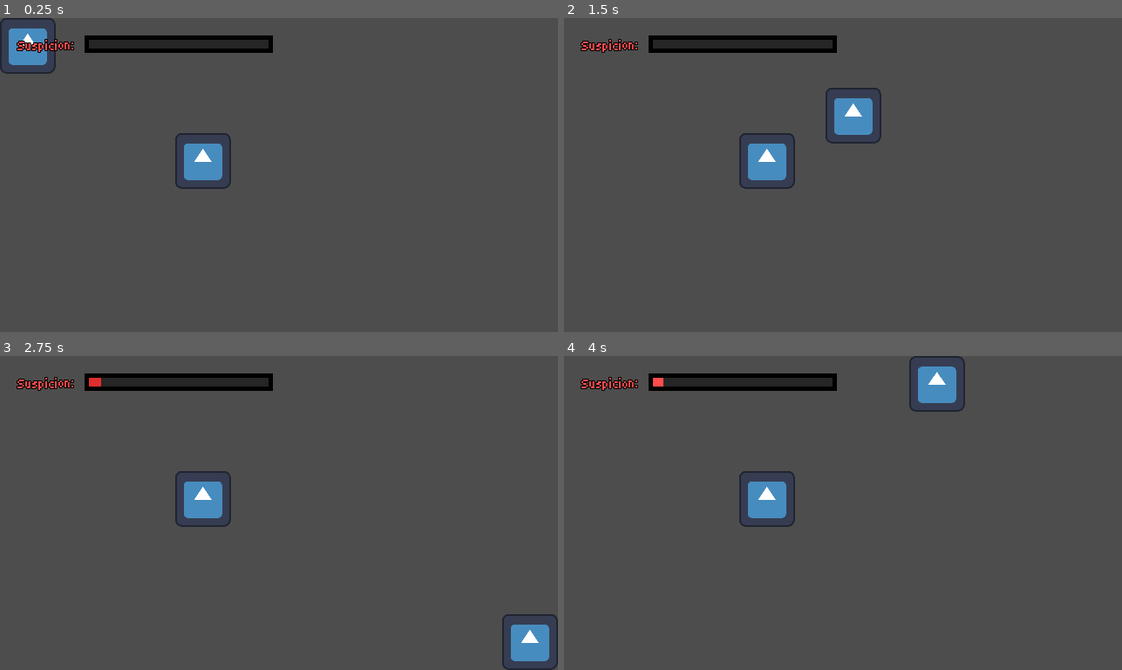
Above: before the commit, frames 1-4 (two rows, left to right).
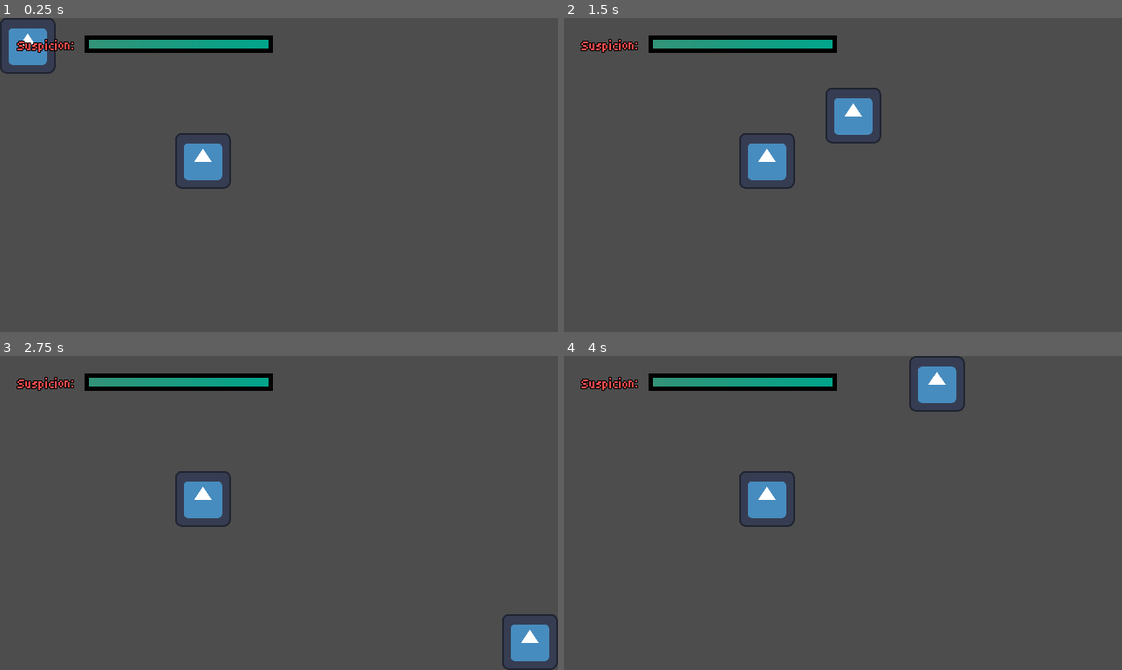
Above: after the commit, the same moments.

Repository: Tanner202/masquerade_game
Game: Godot game, scene res://level.tscn
The game is run twice, just before and just after one commit, with the same random seed, the same clock (stepped at 60 frames per second) and the same inputs. The engine's default icon, where the game draws it, is replaced by a stand-in: a white triangle on a blue panel in a dark square.
Inputs:
- Up to frame 1 (0.25 s): no input
- Up to frame 2 (1.5 s): hold D (right) 0.53-1.28 s; hold Space (interact) 0.53-1.28 s; hold S (down) from 1.28 s (still down); tap Space (interact) at 1.35 s
- Up to frame 3 (2.75 s): release S (down) at 2.03 s; hold D (right) from 2.03 s (still down); hold Space (interact) from 2.03 s (still down)
- Up to frame 4 (4 s): release D (right) at 2.78 s; release Space (interact) at 2.78 s; hold W (up) 2.78-3.53 s; tap Space (interact) at 2.85 s; hold A (left) from 3.53 s (still down); hold Space (interact) from 3.53 s (still down)

The runs differ from the first frame. In frame 1, 0.9% of the frame differs, in the area x 15-49%, y 6-10%; in frame 2, 0.9%; in frame 3, 0.9%; in frame 4, 0.9%.

Commit message:
Switched to texture progress bar

Diff:
--- a/GameController/GameController.gd
+++ b/GameController/GameController.gd
@@ -13,10 +13,6 @@
 	ui = newUI
 	ui.setUI(UISystem.UIState.DEFAULT)
 
-	await raiseSus(0.1)
-	await raiseSus(0.2)
-	await raiseSus(0.3)
-
 func raiseSus(amount : float) -> void:
 	if (gameState.gameIsOver()):
 		return #ignore if the game is currently over
--- a/UI/UI.tscn
+++ b/UI/UI.tscn
@@ -1,7 +1,18 @@
 [gd_scene format=3 uid="uid://by8d7kcofyw65"]
 
 [ext_resource type="Script" uid="uid://cxwi3ujbbuahn" path="res://UI/ui.gd" id="1_6dd3c"]
-[ext_resource type="Material" uid="uid://c8v0afdshqrl" path="res://Shaders/SusBox.tres" id="2_dhe1o"]
+
+[sub_resource type="Gradient" id="Gradient_dhe1o"]
+colors = PackedColorArray(0.1981962, 0.57650656, 0.46861118, 1, 0, 0.6472938, 0.5441137, 1)
+
+[sub_resource type="GradientTexture1D" id="GradientTexture1D_q0uhn"]
+gradient = SubResource("Gradient_dhe1o")
+
+[sub_resource type="Gradient" id="Gradient_jqf55"]
+colors = PackedColorArray(1, 0, 0, 1, 1, 0, 1, 1)
+
+[sub_resource type="GradientTexture1D" id="GradientTexture1D_byuxr"]
+gradient = SubResource("Gradient_jqf55")
 
 [sub_resource type="Gradient" id="Gradient_pa3ot"]
 colors = PackedColorArray(1, 1, 1, 1, 1, 1, 1, 1)
@@ -13,7 +24,7 @@
 layer = 2
 script = ExtResource("1_6dd3c")
 defaultUIHolder = NodePath("DefaultUI")
-susBar = NodePath("DefaultUI/SuspicionBoxHolder/SuspicionBox/BoxHolder/SusLevel")
+susBar = NodePath("DefaultUI/SuspicionBoxHolder/SuspicionBox/BoxHolder/InnerBoxHolder/TextureProgressBar")
 notesUIHolder = NodePath("NotesUI")
 
 [node name="DefaultUI" type="Control" parent="." unique_id=641941266]
@@ -62,9 +73,8 @@
 mouse_filter = 2
 color = Color(0, 0, 0, 1)
 
-[node name="NoSus" type="ColorRect" parent="DefaultUI/SuspicionBoxHolder/SuspicionBox/BoxHolder" unique_id=1963143653]
+[node name="InnerBoxHolder" type="Control" parent="DefaultUI/SuspicionBoxHolder/SuspicionBox/BoxHolder" unique_id=1455817479]
 layout_mode = 1
-anchors_preset = -1
 anchor_right = 1.0
 anchor_bottom = 1.0
 offset_left = 5.0
@@ -73,22 +83,20 @@
 offset_bottom = -5.0
 grow_horizontal = 2
 grow_vertical = 2
-mouse_filter = 2
-color = Color(0.1494745, 0.14947453, 0.1494745, 1)
 
-[node name="SusLevel" type="ColorRect" parent="DefaultUI/SuspicionBoxHolder/SuspicionBox/BoxHolder" unique_id=1538554824]
-material = ExtResource("2_dhe1o")
+[node name="TextureProgressBar" type="TextureProgressBar" parent="DefaultUI/SuspicionBoxHolder/SuspicionBox/BoxHolder/InnerBoxHolder" unique_id=392303697]
 layout_mode = 1
-anchors_preset = -1
-anchor_right = 0.391
+anchors_preset = 15
+anchor_right = 1.0
 anchor_bottom = 1.0
-offset_left = 5.0
-offset_top = 5.0
-offset_right = -5.0
-offset_bottom = -5.0
 grow_horizontal = 2
 grow_vertical = 2
-mouse_filter = 2
+max_value = 1.0
+step = 0.01
+value = 1.0
+nine_patch_stretch = true
+texture_under = SubResource("GradientTexture1D_q0uhn")
+texture_progress = SubResource("GradientTexture1D_byuxr")
 
 [node name="RichTextLabel" type="RichTextLabel" parent="DefaultUI/SuspicionBoxHolder/SuspicionBox" unique_id=2134279688]
 layout_mode = 1
--- a/UI/ui.gd
+++ b/UI/ui.gd
@@ -6,7 +6,7 @@
 
 # DEFAULT UI
 @export var defaultUIHolder : Control
-@export var susBar : Control
+@export var susBar : TextureProgressBar
 @export var susMoveDuration = 3.0
 @export var susMoveBackDuration = 1.0
 
@@ -27,7 +27,7 @@
 		notesUIHolder.show()
 
 func forceSetSusTo(value : float):
-	susBar.anchor_right = value
+	susBar.value = value
 
 func moveSusLevelToFun(newSusPercent : float):
 		var passedVal = min(newSusPercent + 0.03, 1)
@@ -38,7 +38,7 @@
 			await moveSusLevelTo(newSusPercent, susMoveDuration, true)
 
 func moveSusLevelTo(newSusPercent : float, duration : float, slowAtEnd : bool) -> void:
-	var curSus : float = susBar.anchor_right
+	var curSus : float = susBar.value
 	var timePassed : float = 0;
 	while (timePassed < duration):
 		var t : float = timePassed / duration
